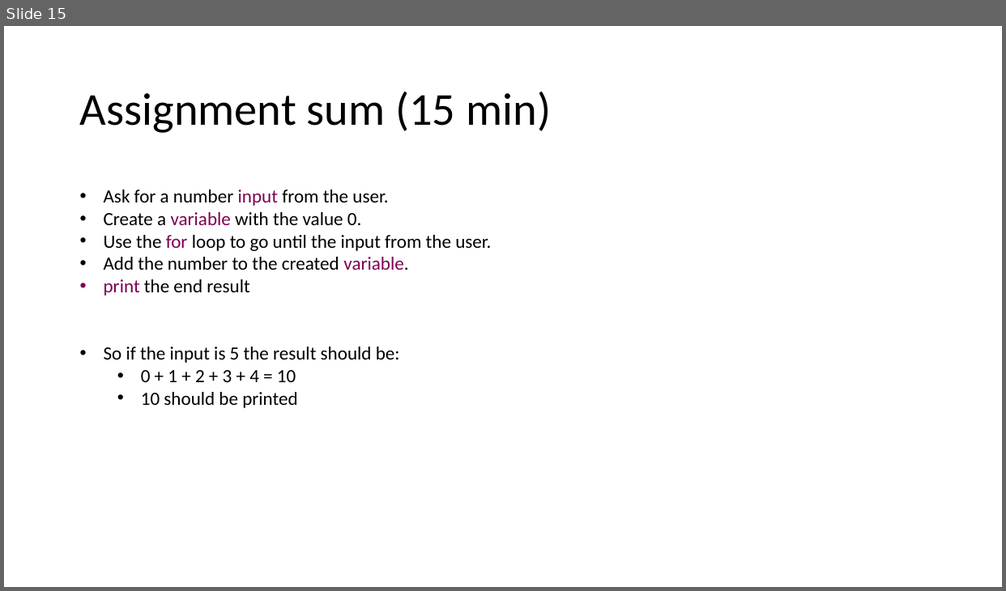
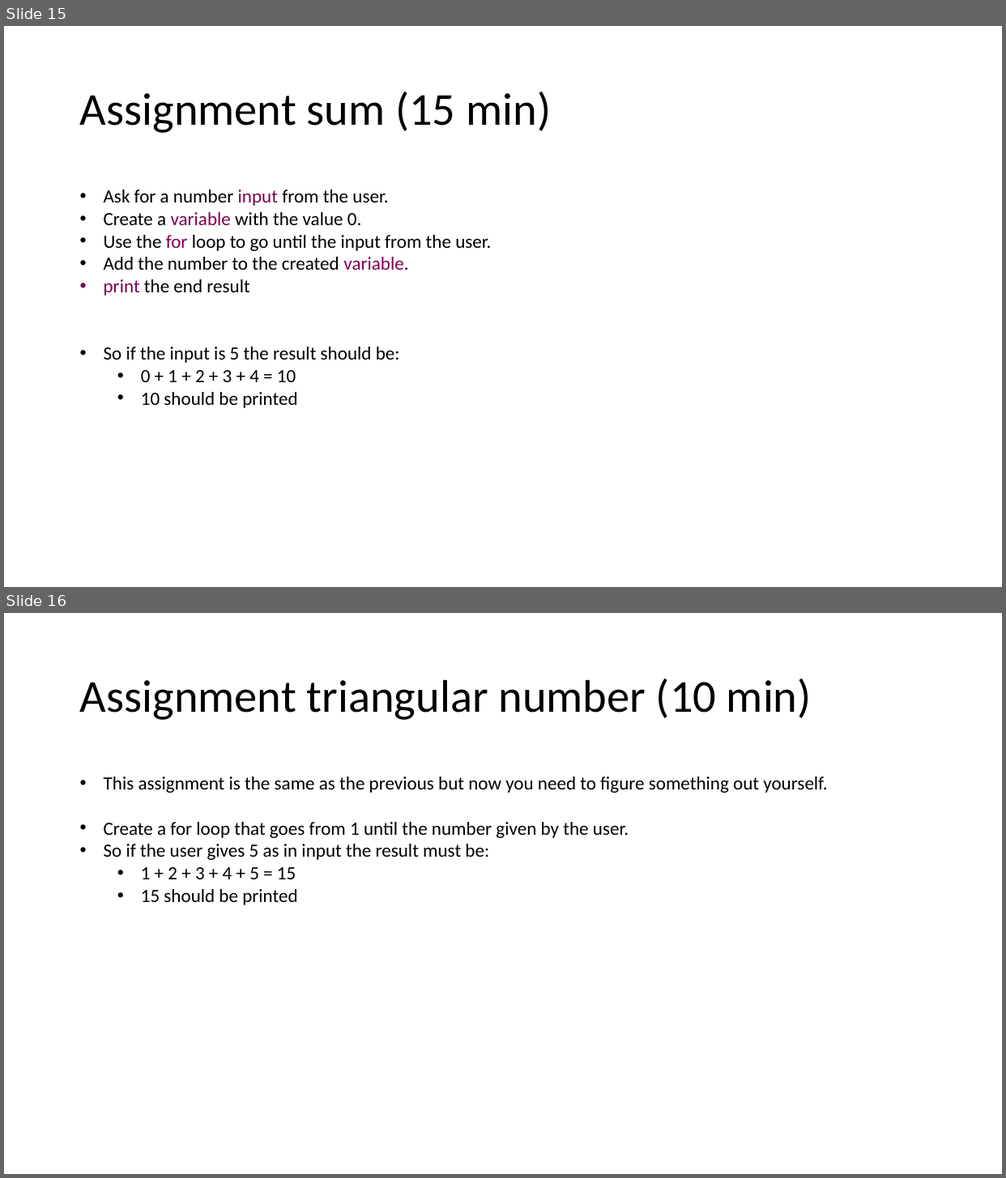
Before and after one commit to JoZonneveld/TCR-python-lessons, a slide deck: Lessons/Lesson 2/Building a calculator.pptx. Shown one above the other, each under a label of ours: slide 15 before the commit, slides 15 and 16 after it. The pictures are 1006x591 and 1006x1178 pixels, drawn with LibreOffice and Linux fonts; fonts in the diff are those of the drawing; background and template pictures are left out. Boxes give left, top, right and bottom in pixels: in the first picture for what was removed or moved away, otherwise in the second. Text is boxed around its words. In the diff, an @@ line names an element or a change of style, - is before the commit and + after.

```diff
--- a/Lessons/Lesson 2/Building a calculator.pptx
+++ b/Lessons/Lesson 2/Building a calculator.pptx
@@ slide 16 added at box(4, 613, 1002, 1174), background #FFFFFF @@
@@ title added at box(80, 679, 812, 720), 44 pt, text #000000 @@
+Assignment triangular number (10 min)
@@ text added at box(104, 777, 827, 905), 18 pt, text #000000 @@
+• This assignment is the same as the previous but now you need to figure something out yourself.
+• Create a for loop that goes from 1 until the number given by the user.
+• So if the user gives 5 as in input the result must be:
+  • 1 + 2 + 3 + 4 + 5 = 15
+  • 15 should be printed
```
Also in this commit, not shown: 1 other slide added, 1 other file.
